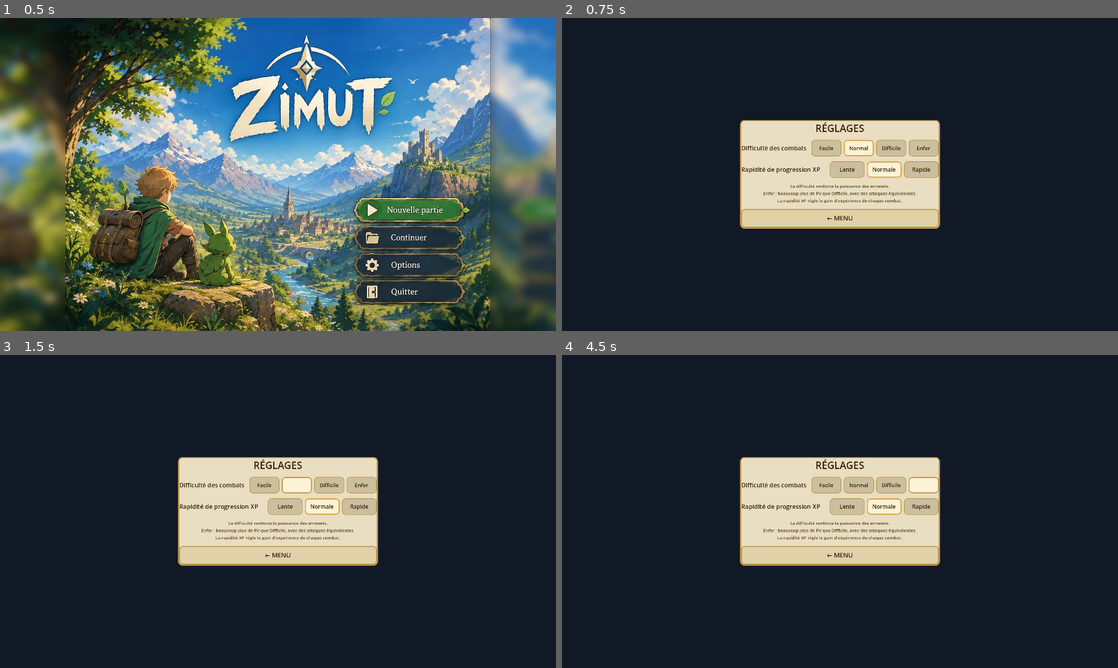
Above: before the commit, frames 1-4 (two rows, left to right).
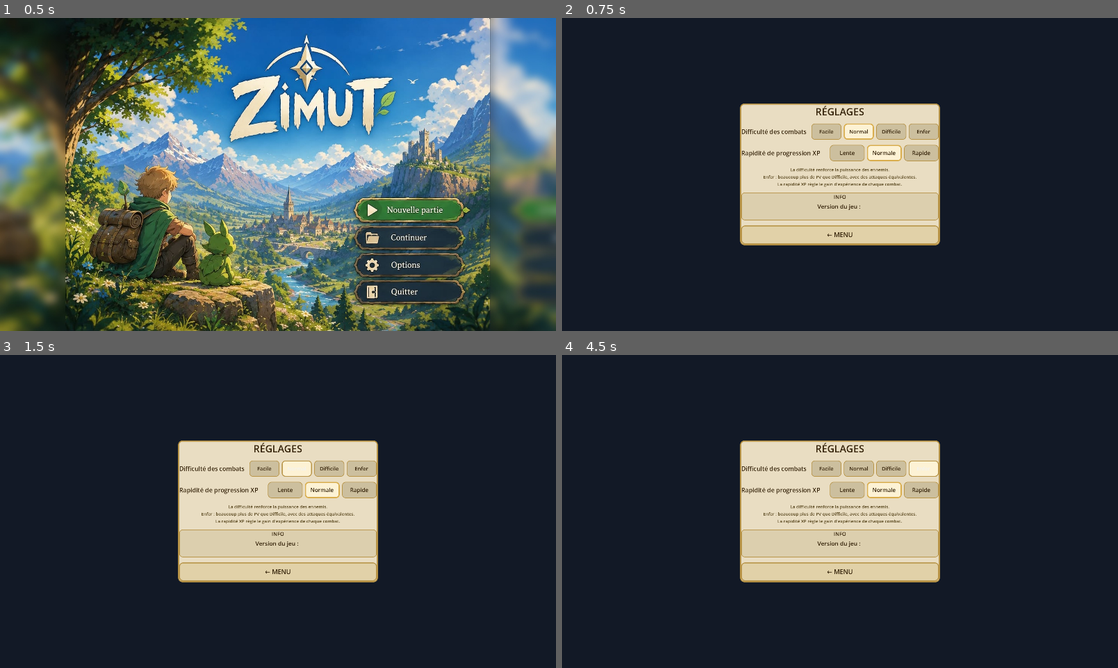
Above: after the commit, the same moments.

Repository: CharlieG42/Zimut
Game: Godot game, scene res://scenes/MainMenu.tscn
The game is run twice, just before and just after one commit, with the same random seed, the same clock (stepped at 60 frames per second) and the same inputs.
Inputs (mouse positions are in pixels of both pictures, inside the frame that each line leads up to):
- Up to frame 1 (0.5 s): no input
- Up to frame 2 (0.75 s): click (973, 265) at 0.5 s
- Up to frame 3 (1.5 s): click "Normal" at 1.25 s
- Up to frame 4 (4.5 s): click "Normal" at 2 s; click "Facile" at 2.75 s; click "Difficile" at 3.5 s; click "Enfer" at 4.25 s

Frame 1 is identical in both runs. In frame 2, 8.9% of the frame differs, in the area x 32-68%, y 27-73%; in frame 3, 8.9%; in frame 4, 8.9%.

Commit message:
feat(settings): show game version in info section

Diff:
--- a/prototype/zimut/scripts/SettingsUI.gd
+++ b/prototype/zimut/scripts/SettingsUI.gd
@@ -49,6 +49,31 @@
 	hint.horizontal_alignment = HORIZONTAL_ALIGNMENT_CENTER
 	hint.autowrap_mode = TextServer.AUTOWRAP_WORD_SMART
 	box.add_child(hint)
+
+	# Informations de build : le numéro final correspond au numéro de PR.
+	var info_panel := PanelContainer.new()
+	info_panel.custom_minimum_size = Vector2(0, 96)
+	info_panel.add_theme_stylebox_override("panel", _flat(Color(0.86, 0.81, 0.68, 0.96), COL_BORDER, 12, 2))
+	box.add_child(info_panel)
+
+	var info_box := VBoxContainer.new()
+	info_box.add_theme_constant_override("separation", 6)
+	info_panel.add_child(info_box)
+
+	var info_title := Label.new()
+	info_title.text = "INFO"
+	info_title.add_theme_font_size_override("font_size", 18)
+	info_title.add_theme_color_override("font_color", COL_TXT)
+	info_title.horizontal_alignment = HORIZONTAL_ALIGNMENT_CENTER
+	info_box.add_child(info_title)
+
+	var version_label := Label.new()
+	var game_version: String = str(ProjectSettings.get_setting("application/config/version", "0.0.01.82"))
+	version_label.text = "Version du jeu : %s" % game_version
+	version_label.add_theme_font_size_override("font_size", 20)
+	version_label.add_theme_color_override("font_color", COL_TXT)
+	version_label.horizontal_alignment = HORIZONTAL_ALIGNMENT_CENTER
+	info_box.add_child(version_label)
 
 	var back := Button.new()
 	back.text = "← MENU"
